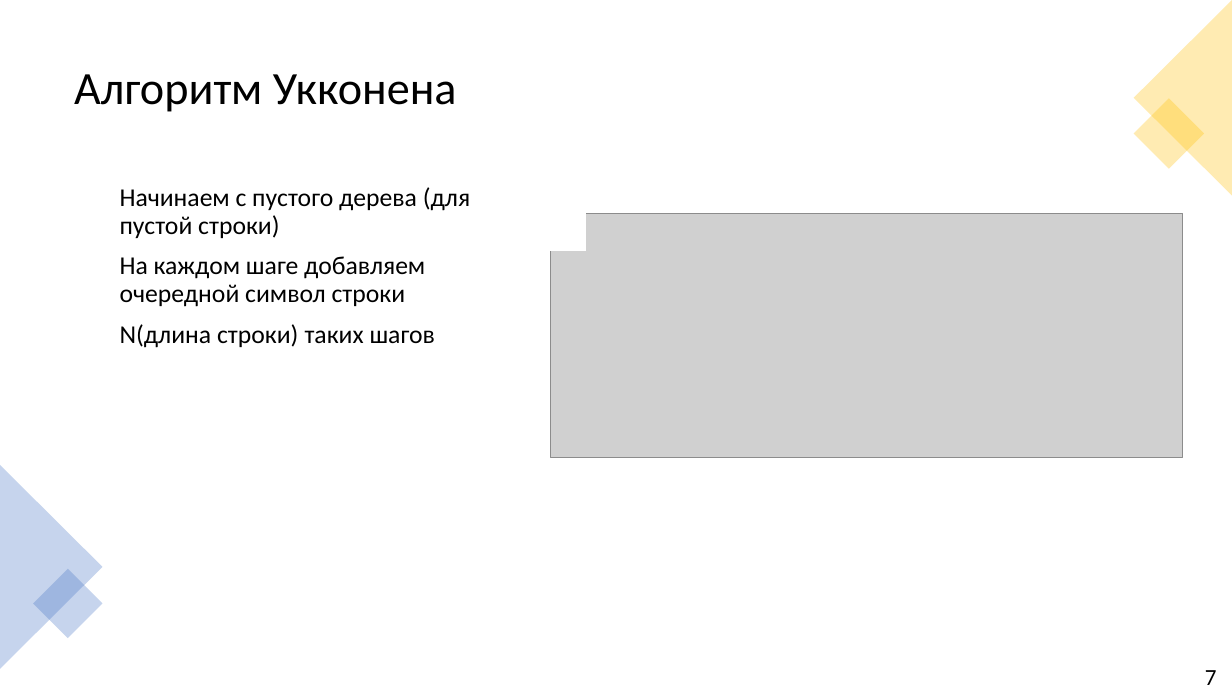
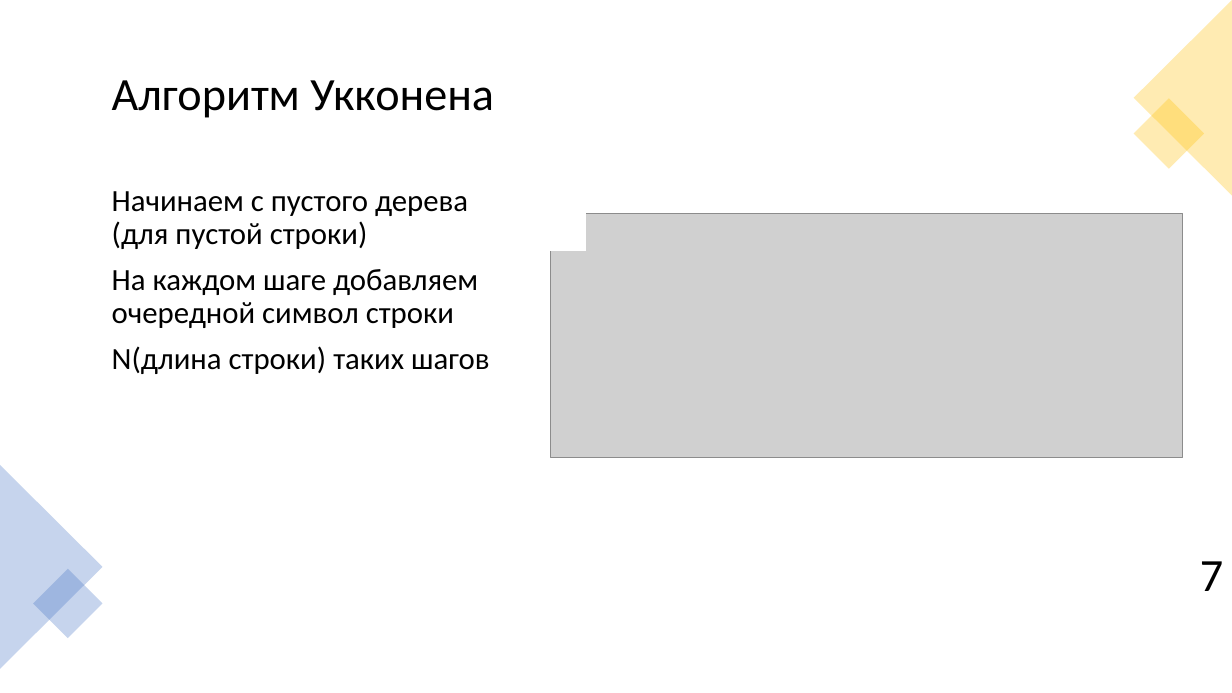
Before and after one commit to Pompon-Den/Suff-Tree-Algorithm-Ykkonen, a slide deck: slide 8 of Algorithm Ykkonena.pptx. Drawn at 1232x693 pixels with LibreOffice and Linux fonts; fonts in the diff are those of the drawing; grey boxes stand for pictures; background and template pictures are left out. Boxes give left, top, right and bottom in pixels: in the first picture for what was removed or moved away, otherwise in the second. Text is boxed around its words. In the diff, an @@ line names an element or a change of style, - is before the commit and + after.

```diff
--- a/Algorithm Ykkonena.pptx
+++ b/Algorithm Ykkonena.pptx
@@ title "Алгоритм Укконена": place and size @@
-title "Алгоритм Укконена" at [74, 74, 457, 112]
+title "Алгоритм Укконена" at [112, 80, 494, 118]
@@ text "Начинаем с пустого дерева (для ...": place and size @@
-text "Начинаем с пустого дерева (для ..." at [120, 187, 470, 348]
+text "Начинаем с пустого дерева (для ..." at [112, 191, 489, 374]
@@ text "Начинаем с пустого дерева (для ..." at [112, 191, 489, 374]: size 20 to 24 pt @@
@@ text "7": place and size @@
-text "7" at [1205, 670, 1217, 685]
+text "7" at [1200, 561, 1223, 591]
@@ text "7" at [1200, 561, 1223, 591]: size 18 to 36 pt; more space between paragraphs @@
```
Also in this commit, not shown: 13 other slides changed, 1 slide added, 9 slides removed, 5 other files.
